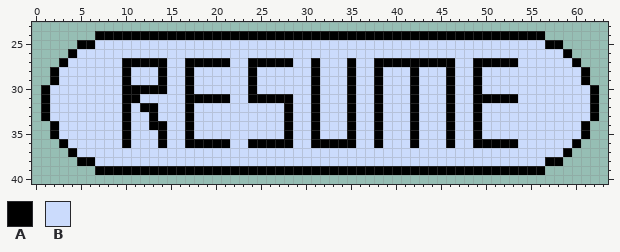
Pixel-art file -- sprite/Bouton/resume.aseprite. Above, as it was before the edit.
64x64 pixels, 1 frame. Shown: x 0..63, y 23..40.
Palette (. is transparent): A #000000  B #cbdbfc
The result:
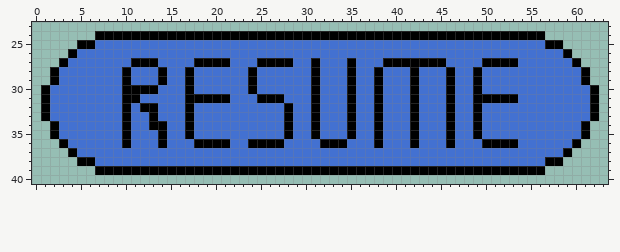
Diff:
{"colour":"B","old":"#cbdbfc","new":"#4371d1"}
{"y":27,"x":10,"old":"A","new":"B"}
{"y":27,"x":14,"old":"A","new":"B"}
{"y":27,"x":17,"old":"A","new":"B"}
{"y":27,"x":24,"old":"A","new":"B"}
{"y":27,"x":38,"old":"A","new":"B"}
{"y":27,"x":46,"old":"A","new":"B"}
{"y":27,"x":49,"old":"A","new":"B"}
{"y":30,"x":14,"old":"A","new":"B"}
{"y":31,"x":24,"old":"A","new":"B"}
{"y":31,"x":28,"old":"A","new":"B"}
{"y":36,"x":17,"old":"A","new":"B"}
{"y":36,"x":28,"old":"A","new":"B"}
{"y":36,"x":31,"old":"A","new":"B"}
{"y":36,"x":35,"old":"A","new":"B"}
{"y":36,"x":49,"old":"A","new":"B"}
{"label":"changed","picture_box":[50,40,590,166]}
